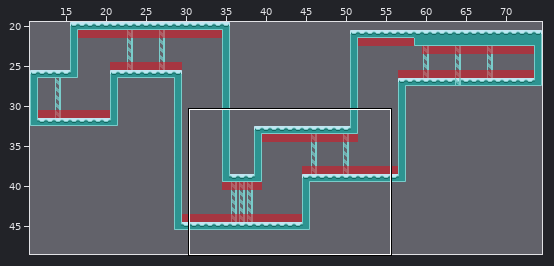
An edit to a level. Tiled map (JSON), assets/jsons/levels/level3.json. The first picture is a wide view before the edit; the outline marks the close-up.
Close-up. Before:
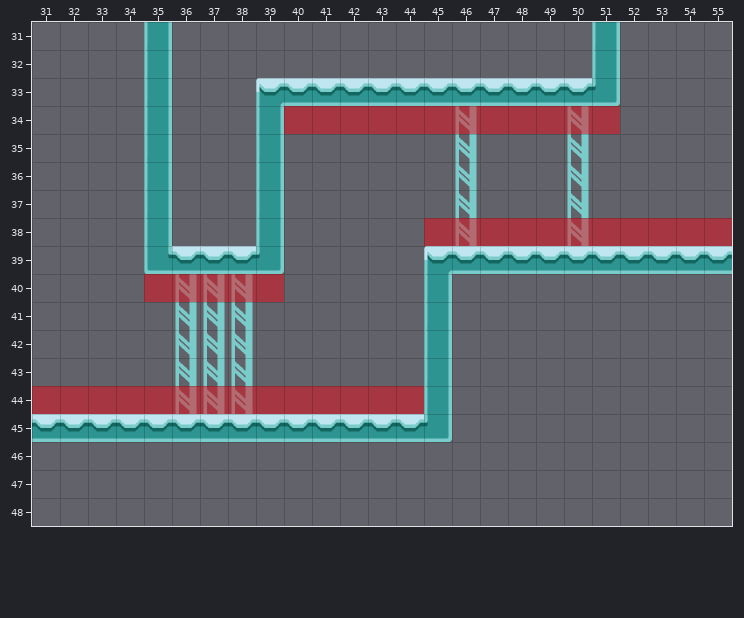
Cells are 64x64 px. Shown: x 31..55, y 31..48. The commit also changed other parts of the map, which this record leaves out.
The result:
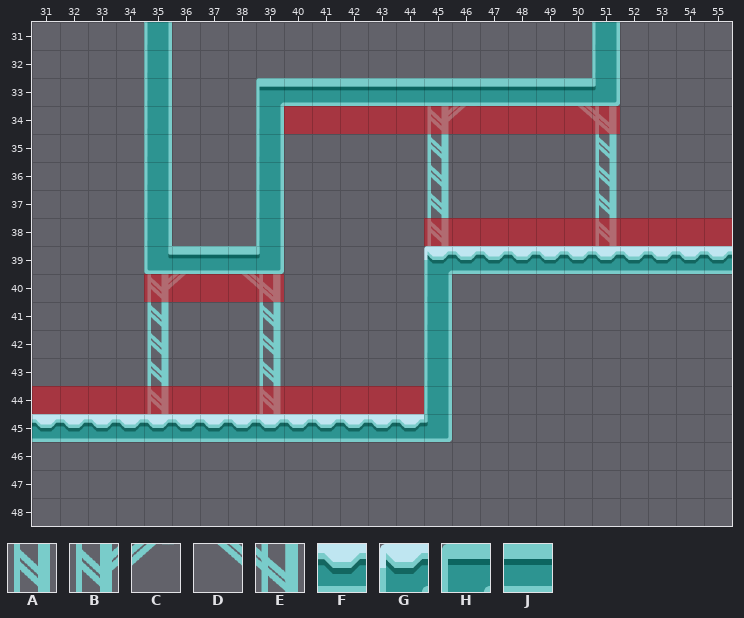
Key: from "supports": A 0 "supports", B 4 "supports", C 5 "supports", D 6 "supports", E 7 "supports"; from "terrain": F 2 "terrain", G 4 "terrain", H 19 "terrain", J 20 "terrain".
_ is an empty cell.
Message: fixing ceiling tiles and supports
Changes in this commit:
Layer "Terrain":
y 33: x 39..50 GFFFFFFFFFFF -> HJJJJJJJJJJJ
y 39: x 36..38 FFF -> JJJ
Layer "Supports":
y 34: x 45..46 _A -> BC; x 50..51 A_ -> DE
y 35..38: x 45..46 _A -> A_; x 50..51 A_ -> _A
y 40: x 35..39 _AAA_ -> BC_DE
y 41..44: x 35..39 _AAA_ -> A___A
Pixel boxes of the changes (left, top, right, bottom) in both close-ups:
changed: (256, 78, 617, 246)
changed: (147, 246, 281, 414)
